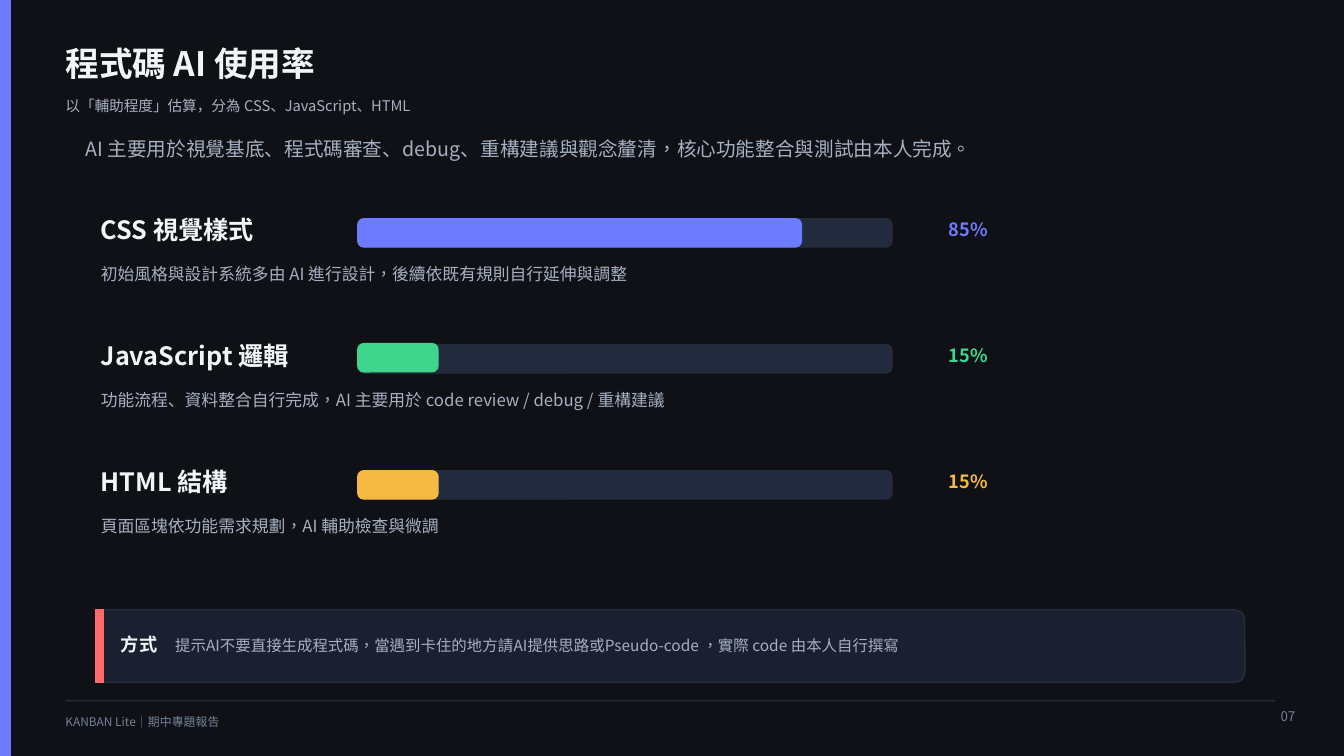
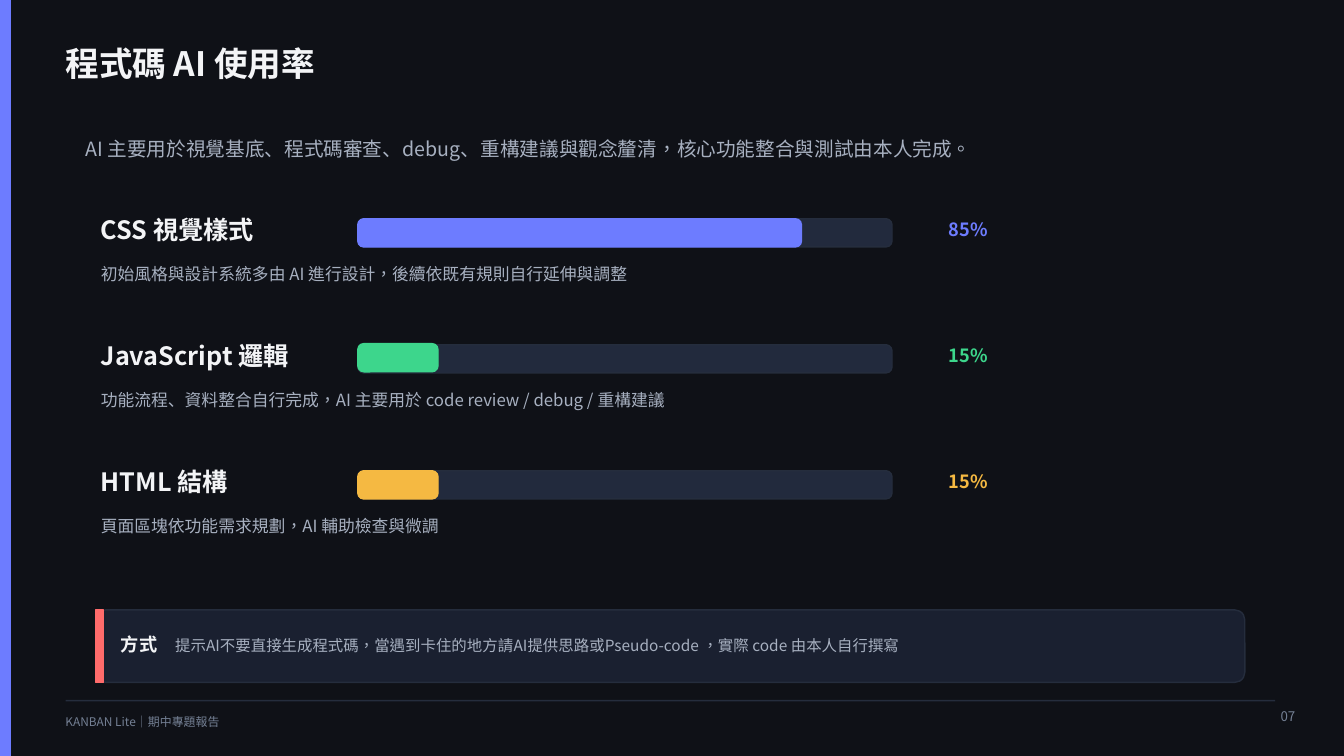
Before and after one commit to Wiston13/KANBAN_Lite, a slide deck: slide 7 of KANBAN_Lite_Slides.pptx. Drawn at 1344x756 pixels with LibreOffice and Linux fonts; fonts in the diff are those of the drawing. Boxes give left, top, right and bottom in pixels: in the first picture for what was removed or moved away, otherwise in the second. Text is boxed around its words. In the diff, an @@ line names an element or a change of style, - is before the commit and + after.

```diff
--- a/KANBAN_Lite_Slides.pptx
+++ b/KANBAN_Lite_Slides.pptx
@@ text removed at [65,98,410,115] @@
-以「輔助程度」估算，分為 CSS、JavaScript、HTML
```
Also in this commit, not shown: 2 other slides changed.
